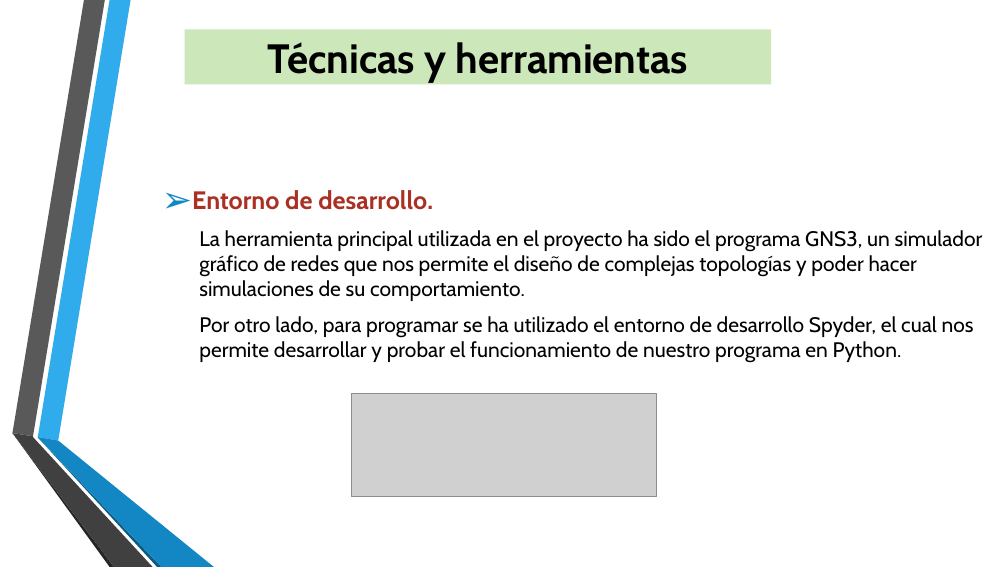
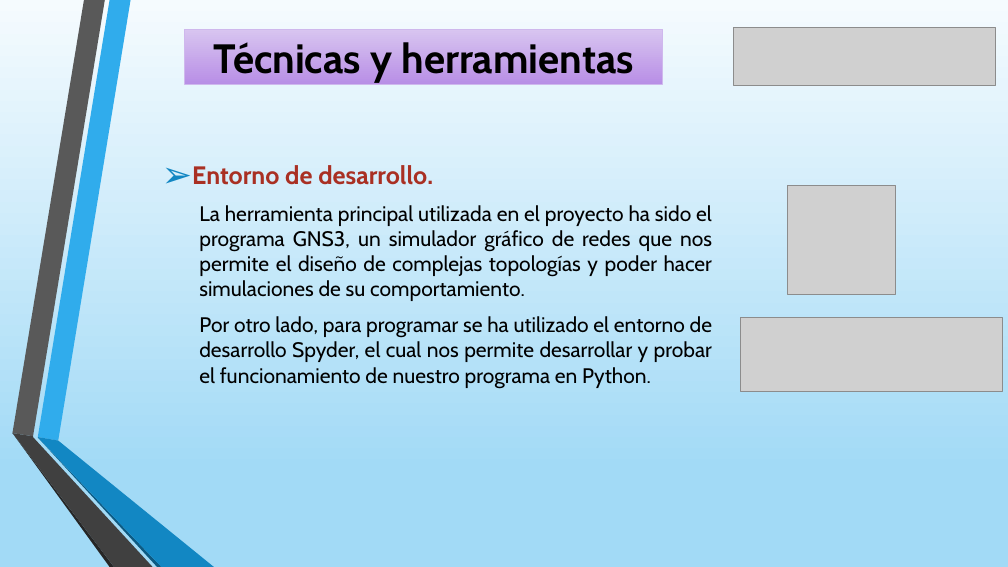
Before and after one commit to javi13gg/TFG_GII_O_MA_18.01-Simulaci-n-de-redes-con-GNS3, a slide deck: slide 9 of PRESENTACION.pptx (slide 8 before the commit). Drawn at 1008x567 pixels with LibreOffice and Linux fonts; fonts in the diff are those of the drawing; grey boxes stand for pictures; background and template pictures are left out. Boxes give left, top, right and bottom in pixels: in the first picture for what was removed or moved away, otherwise in the second. Text is boxed around its words. In the diff, an @@ line names an element or a change of style, - is before the commit and + after.

```diff
--- a/PRESENTACION.pptx
+++ b/PRESENTACION.pptx
@@ background picture (left out) to gradient #F5FBFE to #A2DAF6 to #C1E6F9 @@
@@ rectangle "Técnicas y herramientas": place and size @@
-rectangle "Técnicas y herramientas" at <box>185,29,771,85</box>
+rectangle "Técnicas y herramientas" at <box>185,29,662,85</box>
@@ rectangle "Técnicas y herramientas" at <box>185,29,662,85</box>: fill #CCE7B9 to gradient #D9C6F1 to #B88EE6; outline none to #D0B8EE 0.75 pt @@
@@ picture added at <box>734,27,996,85</box> @@
@@ text "Entorno de desarrollo." at <box>192,165,712,389</box>: alignment left to justified @@
@@ picture added at <box>788,186,896,294</box> @@
@@ picture: place and size @@
-picture at <box>352,394,656,496</box>
+picture at <box>740,318,1003,391</box>
```
Also in this commit, not shown: 12 other slides changed, 1 slide added.
